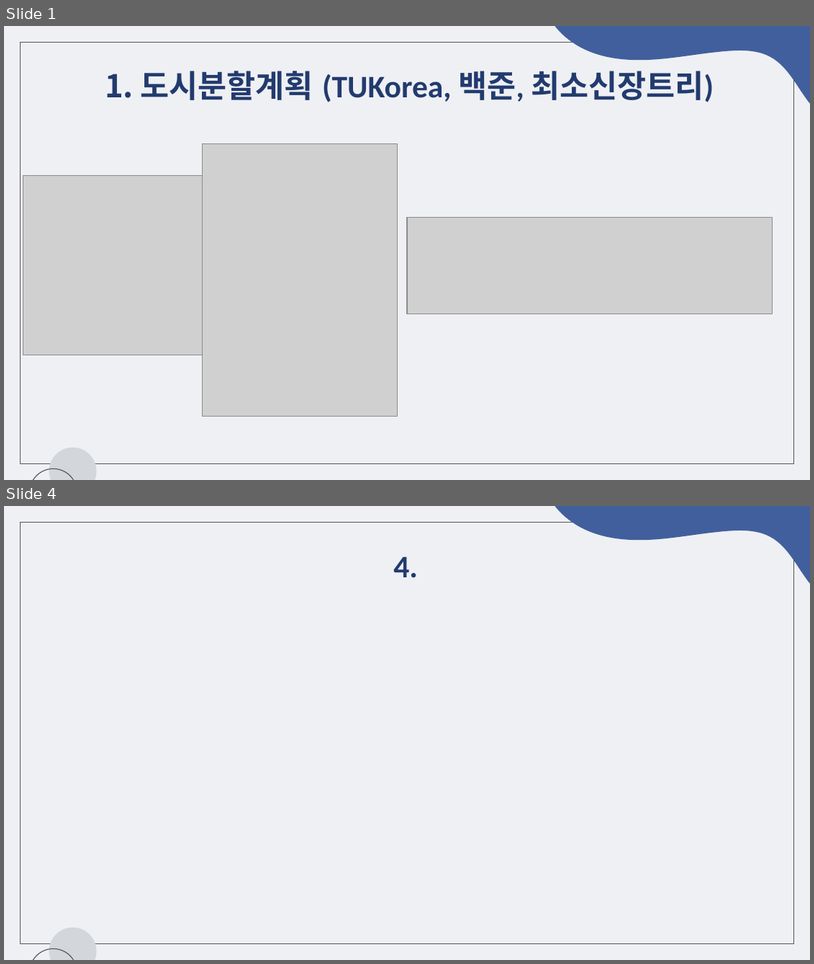
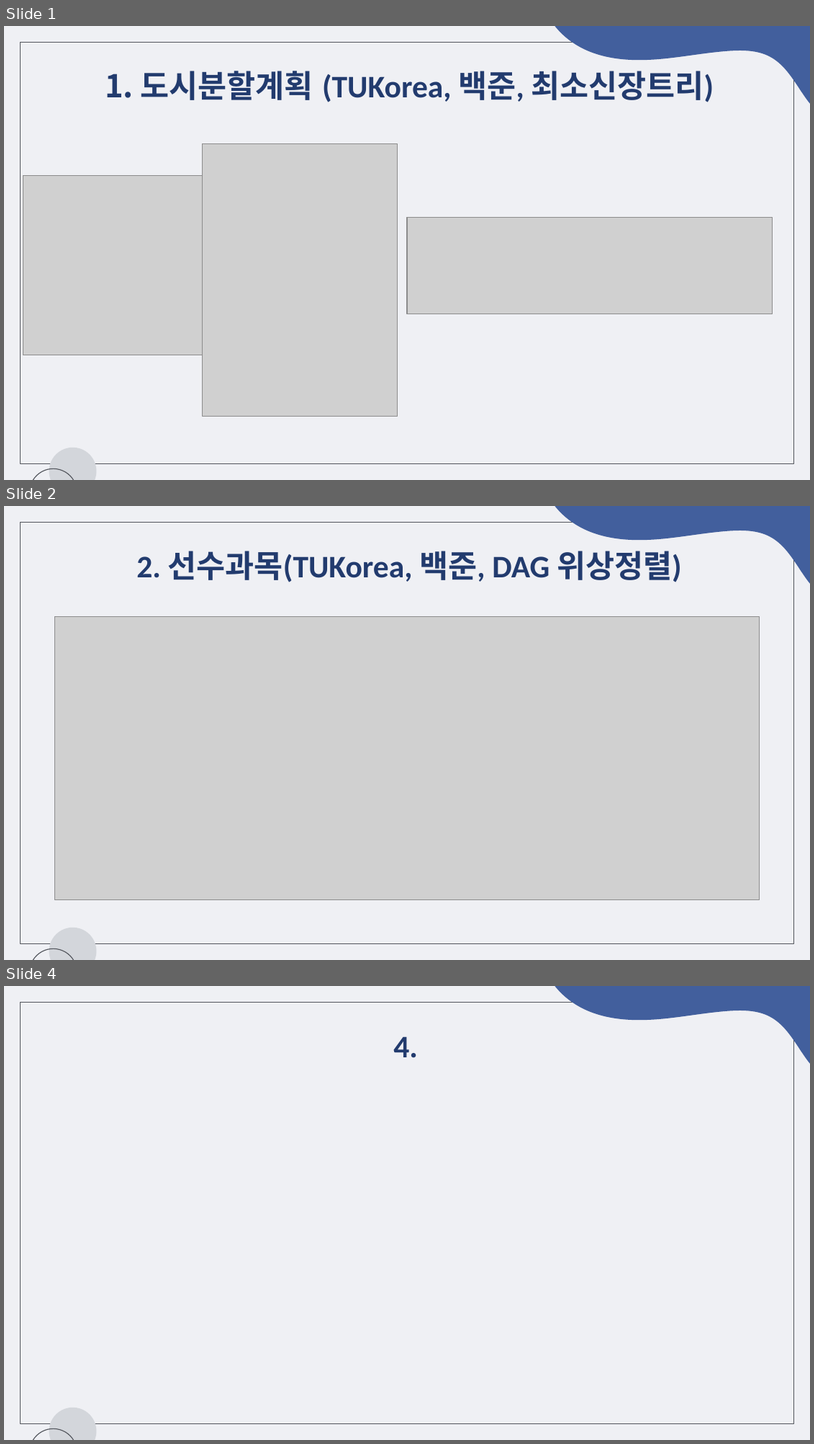
Before and after one commit to chaeeun-dev/CodingTest, a slide deck: 문제해결프로그래밍_숙제/제출용/숙제8_2022182035.pptx. Shown one above the other, each under a label of ours: slides 1 and 4 before the commit, slides 1, 2 and 4 after it; the slides between them are not shown. The pictures are 814x964 and 814x1444 pixels, drawn with LibreOffice and Linux fonts; fonts in the diff are those of the drawing; grey boxes stand for pictures. Boxes give left, top, right and bottom in pixels: in the first picture for what was removed or moved away, otherwise in the second. Text is boxed around its words. In the diff, an @@ line names an element or a change of style, - is before the commit and + after.

```diff
--- a/문제해결프로그래밍_숙제/제출용/숙제8_2022182035.pptx
+++ b/문제해결프로그래밍_숙제/제출용/숙제8_2022182035.pptx
@@ slide 2 added at box(4, 506, 810, 960), background #EFF0F4; not listed: 4 template elements that a slide beside it also shows @@
@@ title added at box(136, 551, 682, 582), 28 pt, text #223B6E, bold @@
+2. 선수과목(TUKorea, 백준, DAG 위상정렬)
@@ picture added at box(55, 616, 759, 900) @@
```
Also in this commit, not shown: 1 slide changed, 1 slide removed, 8 other files.
